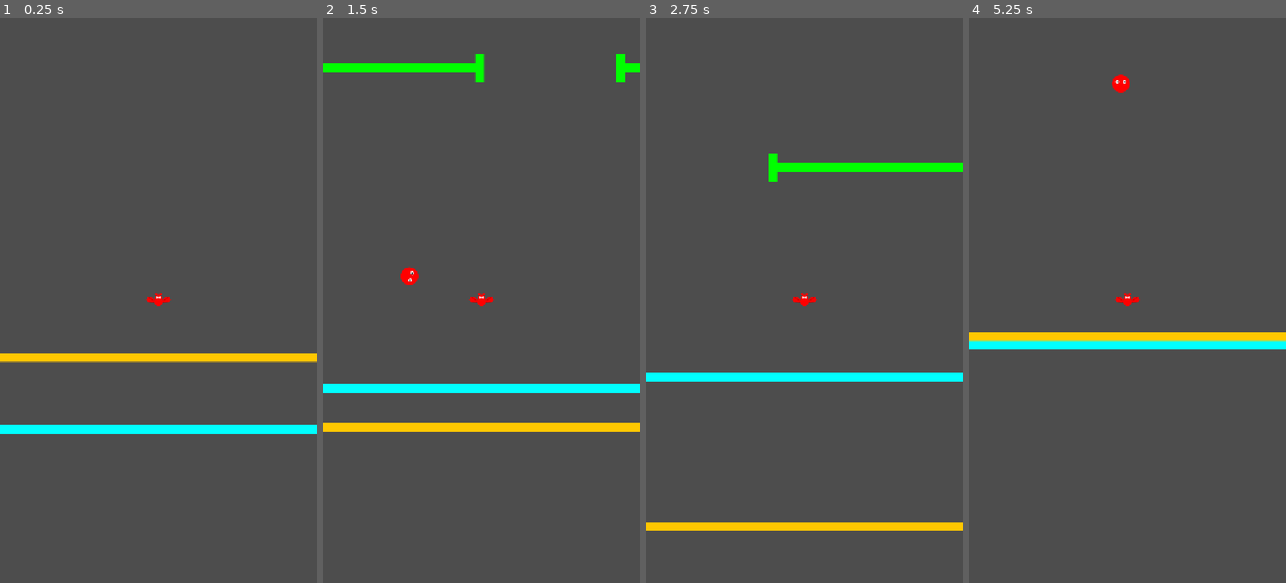
Above: before the commit, frames 1-4 (left to right).
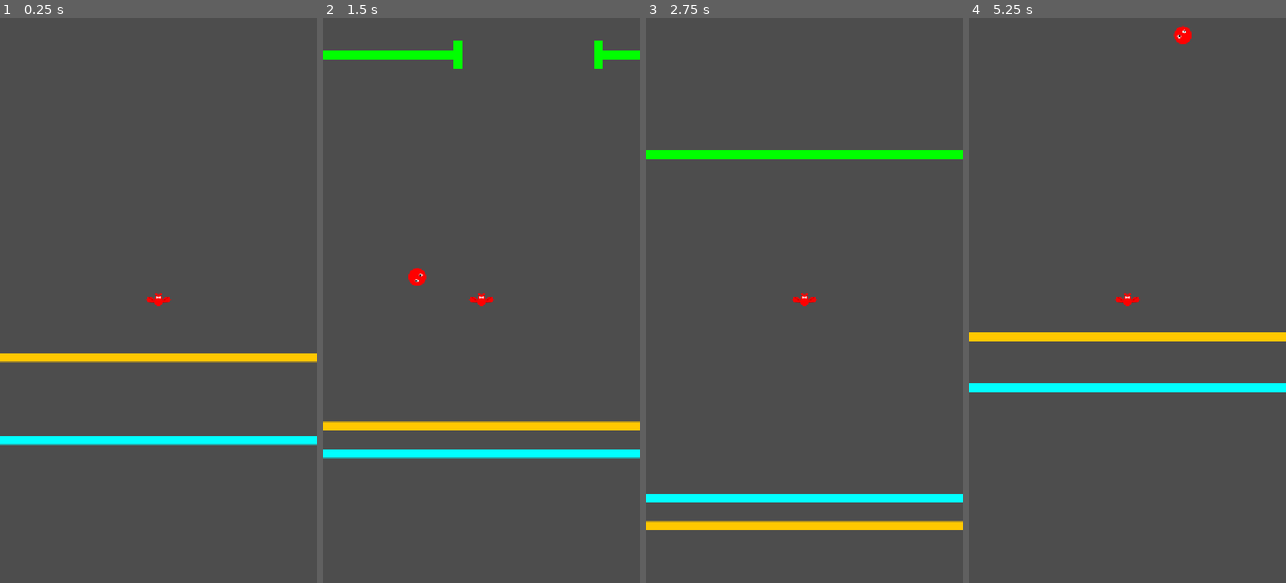
Above: after the commit, the same moments.

Repository: robmayhew/underground_bat_race
Game: Godot game, scene res://game.tscn
Same seed, same stepped clock (60 frames per second), same inputs: the game is played once before the commit and once after it.
Inputs (mouse positions are in pixels of both pictures, inside the frame that each line leads up to):
- Up to frame 1 (0.25 s): no input
- Up to frame 2 (1.5 s): tap Enter (ui_accept) at 0.5, 0.77, 1.07 s; move the mouse to (551, 272) at 0.52 s; tap Space at 0.6, 1.35 s; click (551, 272) at 0.67 s; move the mouse to (418, 328) at 1.27 s; click (418, 328) at 1.42 s
- Up to frame 3 (2.75 s): tap Enter (ui_accept) at 1.52, 1.82 s; move the mouse to (836, 176) at 2.02 s; tap Space at 2.1 s; click (836, 176) at 2.17 s
- Up to frame 4 (5.25 s): move the mouse to (1111, 413) at 2.77 s; tap Space at 2.85, 3.6, 5.1 s; click (1111, 413) at 2.92 s; tap Enter (ui_accept) at 3.02, 3.32, 3.77, 4.07 s; move the mouse to (1222, 385) at 3.52 s; click (1222, 385) at 3.67 s; click "START" at 4.25 s; move the mouse to (1032, 215) at 5.02 s; click (1032, 215) at 5.17 s

The runs differ from the first frame. In frame 1, 3.2% of the frame differs, in the area x 0-100%, y 72-76%; in frame 2, 6.2%; in frame 3, 6.3%, in the area x 0-100%, y 23-91%; in frame 4, 3.7%.

Commit message:
Added pipes

Diff:
--- a/godot/game.gd
+++ b/godot/game.gd
@@ -13,14 +13,15 @@
 	start_bat_position = $Bat.position
 	start_water_position = $Waterline.position
 	pipe_scene = ResourceLoader.load("res://pipe.tscn")
-	app_pipes()
+	add_pipes()
 	pass
 
 func _process(delta: float) -> void:
+	check_if_need_more_pipes()
 	pass
 
 
-func app_pipes() -> void:
+func add_pipes() -> void:
 	var y = pipe_positions[-1]
 	for i in range(4):
 		y = y + 100 + randf_range(300,400)
@@ -43,6 +44,12 @@
 func _on_bat_hit_pipe_or_water() -> void:
 	SceneManager.change_scene("res://title.tscn");
 	pass
+
+func check_if_need_more_pipes() -> void:
+	var lastPipe = pipe_positions[-1]
+	var diff = lastPipe - $Bat.position.y
+	if diff > - 500:
+		add_pipes()
 
 func animate_score_pop() -> void:
 	if is_animating_score:
--- a/godot/waterline.gd
+++ b/godot/waterline.gd
@@ -1,6 +1,6 @@
 extends Node2D
 
-@export var speed = 200
+@export var speed = 100
 
 # Called when the node enters the scene tree for the first time.
 func _ready() -> void:
